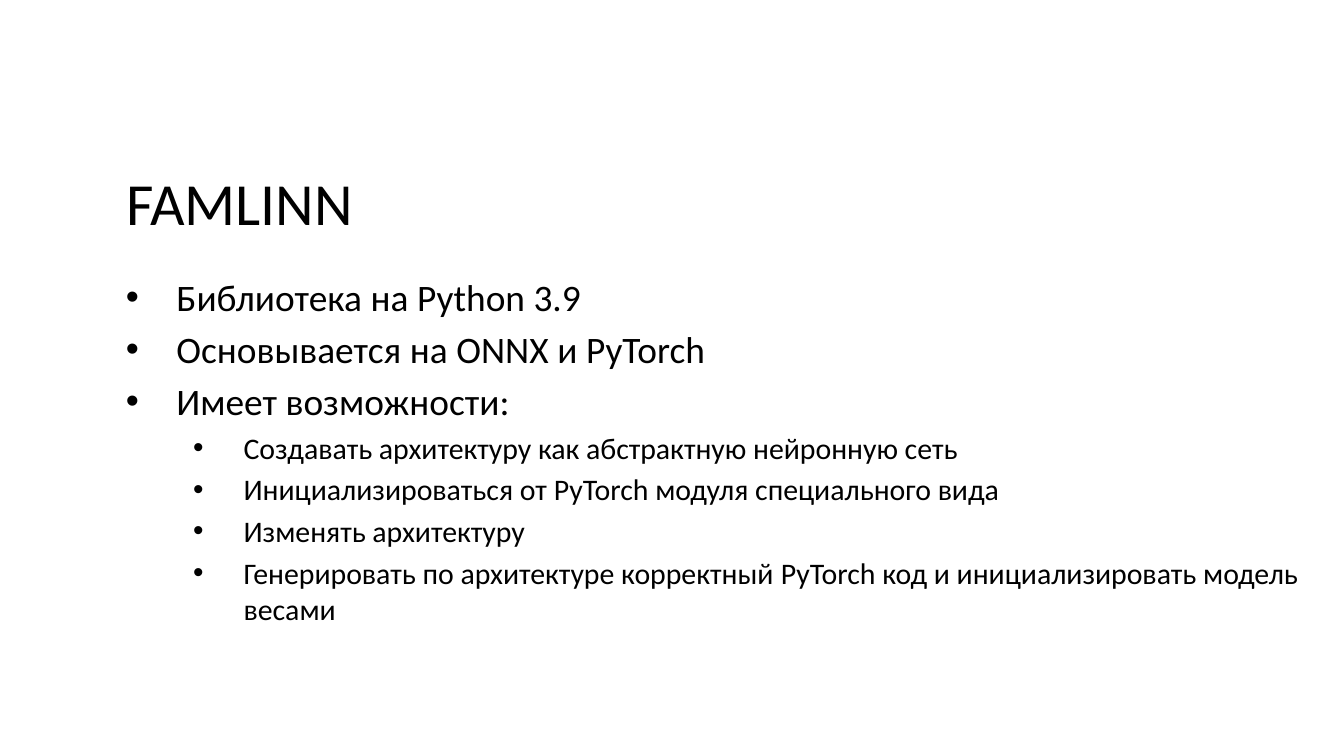
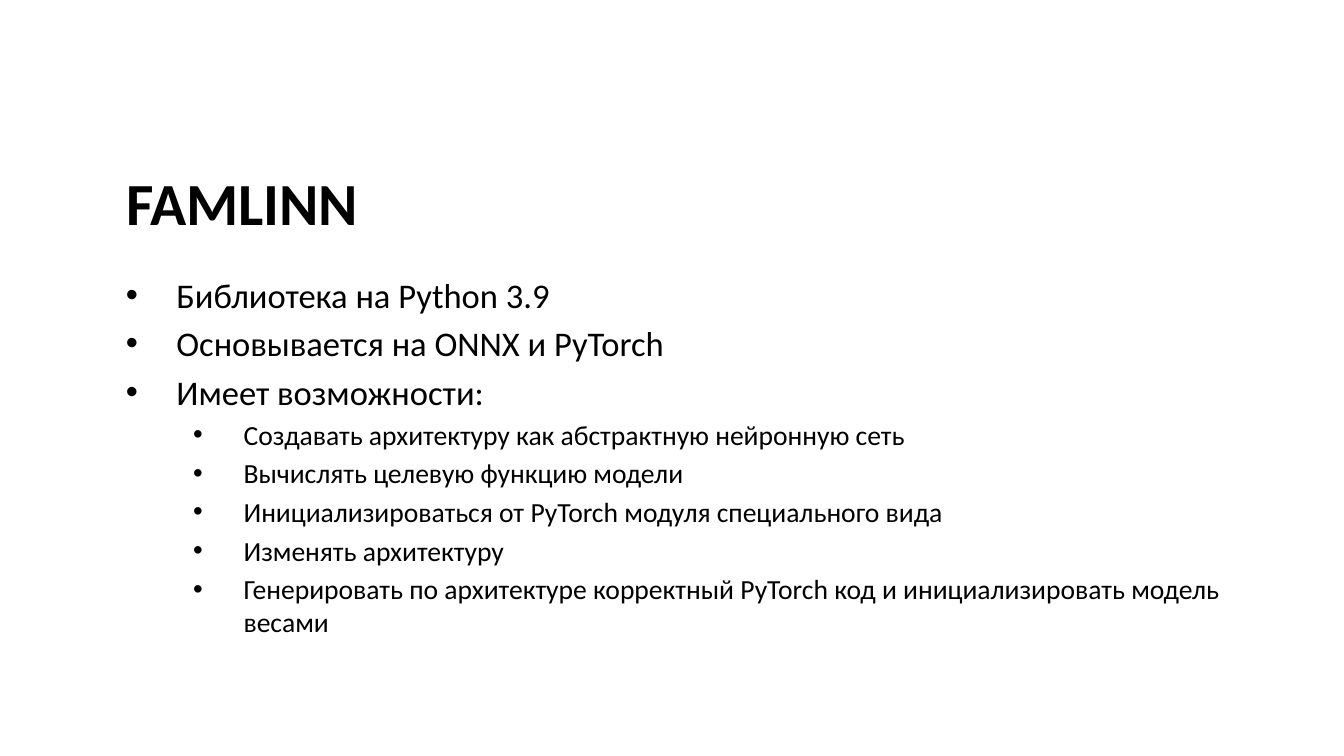
Before and after one commit to IvanMaslov/famlinn, a slide deck: slide 8 of docs/MaslovIvan-first-prethesis.pptx (slide 5 before the commit). Drawn at 1344x756 pixels with LibreOffice and Linux fonts; fonts in the diff are those of the drawing; background and template pictures are left out. Boxes give left, top, right and bottom in pixels: in the first picture for what was removed or moved away, otherwise in the second. Text is boxed around its words. In the diff, an @@ line names an element or a change of style, - is before the commit and + after.

```diff
--- a/docs/MaslovIvan-first-prethesis.pptx
+++ b/docs/MaslovIvan-first-prethesis.pptx
@@ title "FAMLINN" at (126, 186, 358, 225): bold on @@
@@ text at (176, 284, 1219, 632): size 20 to 18.5 pt in "Библиотека на Python 3.9", "Основывается на ONNX и PyTorch", "Имеет возможности:"; size 16 to 14.8 pt in "Создавать архитектуру как абстрактную нейронную сеть", "Инициализироваться от PyTorch модуля специального вида", "Изменять архитектуру", "Генерировать по архитектуре корректный PyTorch код и ..." @@
@@ text at (244, 464, 683, 488): paragraph added @@
+  • Вычислять целевую функцию модели
```
Also in this commit, not shown: 5 other slides changed, 5 slides added, 1 slide removed, 2 other files.
